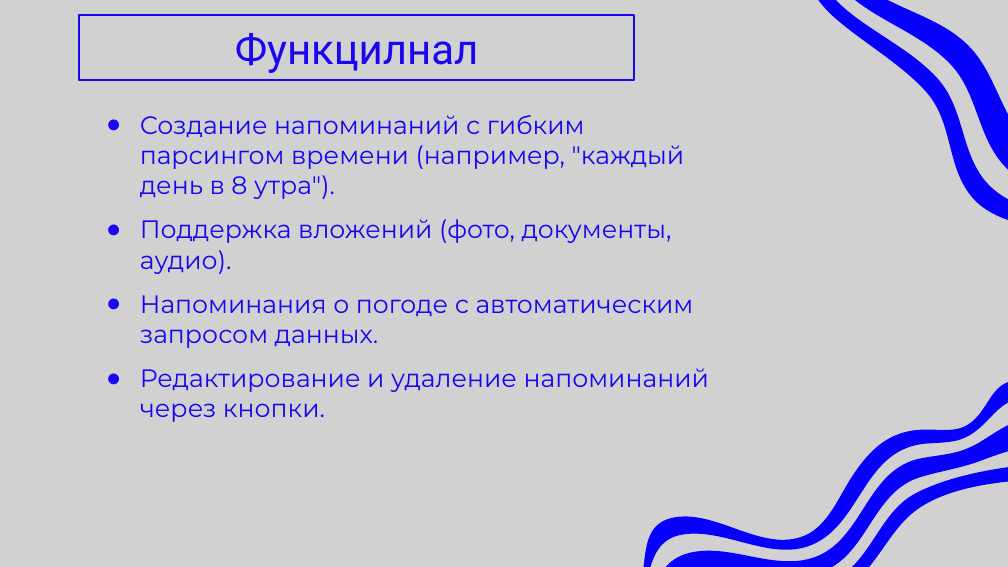
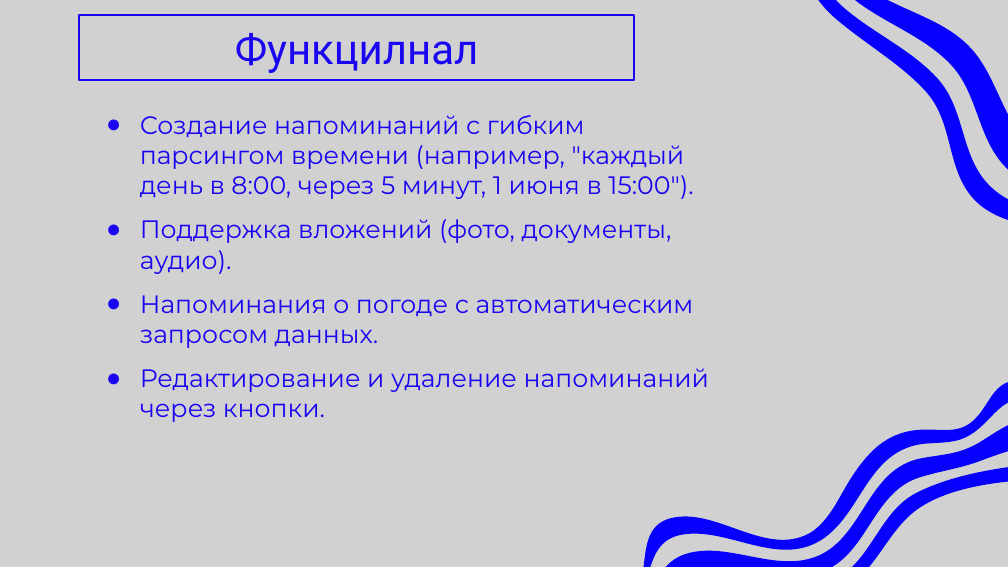
Before and after one commit to SofiaTit/tbot, a slide deck: slide 4 of Веб презентация Титовец Софья.pptx. Drawn at 1008x567 pixels with LibreOffice and Linux fonts; fonts in the diff are those of the drawing; background and template pictures are left out. Boxes give left, top, right and bottom in pixels: in the first picture for what was removed or moved away, otherwise in the second. Text is boxed around its words. In the diff, an @@ line names an element or a change of style, - is before the commit and + after.

```diff
--- a/Веб презентация Титовец Софья.pptx
+++ b/Веб презентация Титовец Софья.pptx
@@ text at (140, 115, 693, 199): text changed @@
-  ● Создание напоминаний с гибким парсингом времени (например, "каждый день в 8 утра").
+  ● Создание напоминаний с гибким парсингом времени (например, "каждый день в 8:00, через 5 минут, 1 июня в 15:00").
```
